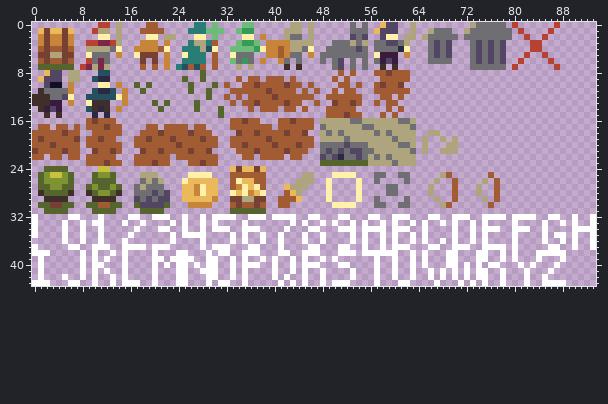
Two states of a pixel-art file, sprites.ase. Above is the file before it was changed.
94x44 pixels, 1 frame.
After the commit:
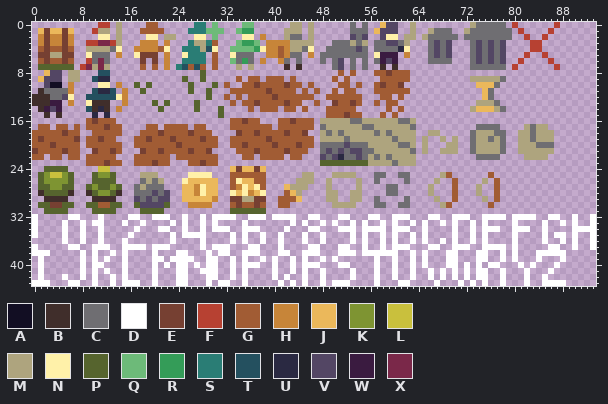
Palette (. is transparent): A #120e23  B #402e2b  C #6f6e72  D #ffffff  E #764032  F #b74132  G #a15c34  H #c78539  J #ebb85b  K #7e9432  L #c9c03d  M #aea47e  N #fff1a9  P #56642e  Q #6dba79  R #349c58  S #2a7d75  T #24505f  U #2a2942  V #534664  W #3a1b40  X #7a2849
The exact change:
Changed rows in their new state; - is an unchanged pixel.
Layer "Terrain":
first column x 49:
 9 ------------------------MMMMMC--------
10 -------------------------JJJC---------
11 --------------------------JC----------
12 --------------------------JC----------
13 -------------------------MMMC---------
14 ------------------------MJJJMC--------
17 -------------------------CCCC----MCMM-
18 ------------------------CMMMCC--MMCMMM
19 ------------------------CMMCMC--MMCMMM
20 ------------------------CMMMMC--MMMCCC
21 ------------------------CMMMMC--MMMMMM
22 -------------------------CCCC----MMMM-
25 -MMMM---------------------------------
26 M----M--------------------------------
27 M----M--------------------------------
28 MM--MM--------------------------------
29 MM--MM--------------------------------
30 -MMMM---------------------------------
Pixel boxes of the changes (left, top, right, bottom) in both pictures:
added: (470, 76, 554, 160)
changed: (326, 172, 362, 208)
